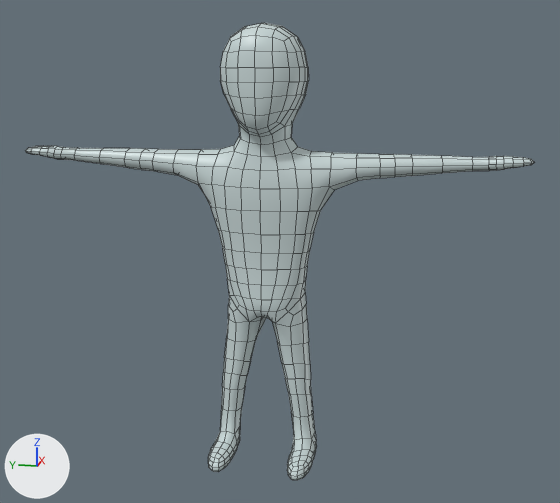
What one commit did to the FBX model Assets/Models/Character.fbx.
Before and after are seen from a 50 mm lens placed at (-18.25, -4.02, 4.57), pointed at (-0.07, -0.38, 0.03). Lighting does not change. The marker at lower left points along +X, +Y and +Z. Mesh edges are drawn as thin lines.
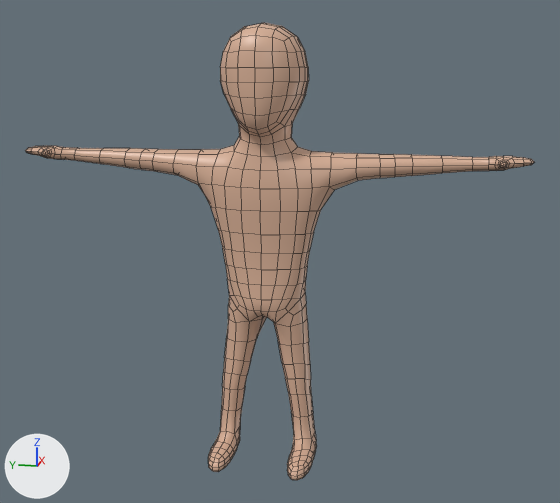
Changed parts and their boxes (x1, y1, x2, y2) in the pictures (560 x 503 px; the box of a moved part takes in the faces that stretch with it):
'Cube', recoloured, reshaped (grey to beige)
    both: (26, 23, 534, 480)
part 1 of me_cube_001, moved or reshaped
    both: (232, 305, 295, 379)
part 2 of me_cube_001, built on
    both: (31, 146, 524, 171)

What the commit changed:
Material 'Material.001' (mat_material_001) changes colour from light grey #c9d8d8 to beige #d8b096; in linear values from (0.586, 0.687, 0.687) to (0.686, 0.432, 0.306).
me_cube_001 is used by ob_cube; location (0.0, 0.0, 0.0).
me_cube_001 had 858 vertices, 856 faces and spanned x -1.4..1.1, y -6.19..6.19, z -5.44..5.43.
me_cube_001 now has 922 vertices, 920 faces and spans x -1.4..1.1, y -6.19..6.19, z -5.44..5.43.
Part 1, on me_cube_001:
12 vertices in x -0.3..0.67, y -0.96..0.96, z -3.08..-1.04 move by (0.03, 0.0, 0.0).
11 vertices in x -0.43..0.75, y -0.88..0.88, z -3.03..-1.02 move by (0.04, 0.0, 0.0).
6 vertices in x -0.28..0.52, y -1.04..1.04, z -3.04..-1.06 move by (0.01, 0.0, 0.0).
6 vertices in x 0.08..0.77, y -0.65..0.65, z -2.43..-1.34 move by (0.08, 0.0, 0.0).
4 vertices in x 0.07..0.83, y -0.3..0.3, z -1.84..-1.3 move by (0.13, 0.0, 0.0).
4 vertices in x 0.49..0.76, y -0.56..0.56, z -2.4..-1.76 move by (0.12, 0.0, 0.0).
10 vertices move from x -0.42..0.85, y -0.33..0.33, z -1.72..-1.02 to x -0.4..1.0, y -0.33..0.33, z -1.72..-1.02.
Part 2, on me_cube_001:
10 vertices are removed from x -0.29..-0.19, y -5.73..5.73, z 2.2..2.45.
32 faces are deleted.
8 vertices move from x -0.32..-0.22, y -5.71..5.71, z 2.23..2.45 to x -0.33..-0.22, y -5.74..5.74, z 2.19..2.48.
74 vertices are added at x -0.59..-0.22, y -5.72..5.72, z 2.19..2.46.
96 new faces join them.
